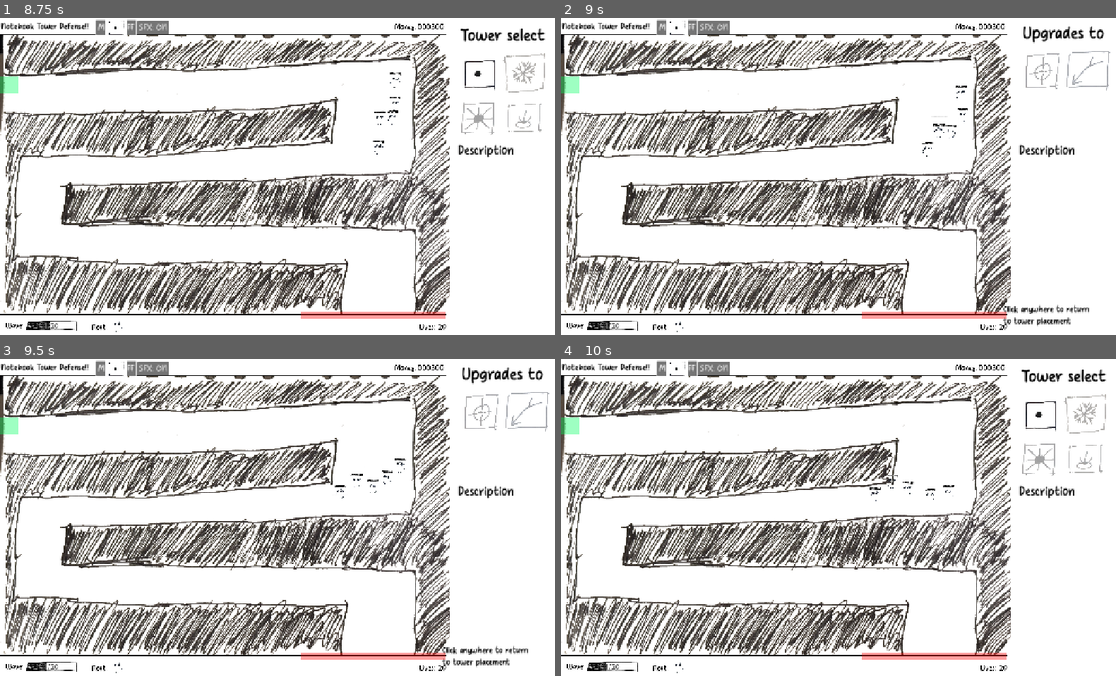
Above: before the commit, frames 1-4 (two rows, left to right).
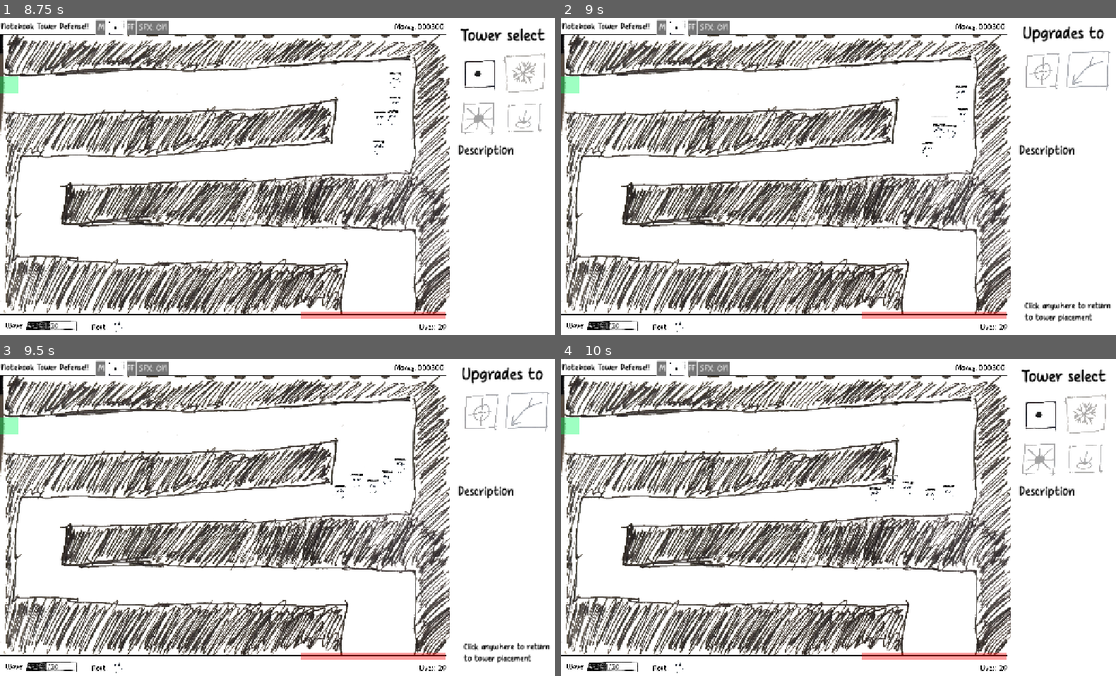
Above: after the commit, the same moments.

Repository: OzuYatamutsu/notebook-tower-defense
Game: Godot game, scene res://levels/level_cools.tscn
Same seed, same stepped clock (60 frames per second), same inputs: the game is played once before the commit and once after it. This scene is started directly instead of the project's main scene.
Inputs (mouse positions are in pixels of both pictures, inside the frame that each line leads up to):
- Up to frame 1 (8.75 s): click "SFX: ON" at 0.5 s; click "SFX: OFF" at 1.25 s; click (477, 71) at 2 s; click "SFX: ON" at 2.75 s; click "SFX: OFF" at 3.5 s; click (477, 71) at 4.25 s; click "SFX: OFF" at 5 s; click "SFX: ON" at 5.75 s; click (477, 71) at 6.5 s; click "Music: ON" at 7.25 s; click "Music: OFF" at 8 s
- Up to frame 2 (9 s): move the mouse to (677, 27) at 8.77 s; click (677, 27) at 8.92 s
- Up to frame 3 (9.5 s): no input
- Up to frame 4 (10 s): move the mouse to (733, 533) at 9.52 s; click (733, 533) at 9.67 s

Frame 1 is identical in both runs. In frame 2, 0.7% of the frame differs, in the area x 79-99%, y 89-98%; in frame 3, 0.7%; in frame 4, nothing differs.

Commit message:
Fix tower upgrade bug

Diff:
--- a/components/TowerInfoAndBuyPanel.tscn
+++ b/components/TowerInfoAndBuyPanel.tscn
@@ -92,7 +92,6 @@
 flat = true
 
 [node name="UpgradePanel" type="Control" parent="."]
-visible = false
 anchors_preset = 0
 offset_left = -267.0
 offset_right = -267.0
@@ -175,10 +174,10 @@
 anchors_preset = 1
 anchor_left = 1.0
 anchor_right = 1.0
-offset_left = -12.0
-offset_top = 649.0
-offset_right = 201.0
-offset_bottom = 696.0
+offset_left = 37.0
+offset_top = 641.0
+offset_right = 250.0
+offset_bottom = 688.0
 grow_horizontal = 0
 theme = ExtResource("2_vr3bv")
 theme_override_colors/font_color = Color(0, 0, 0, 1)
--- a/components/tower_info_and_buy_panel.gd
+++ b/components/tower_info_and_buy_panel.gd
@@ -68,9 +68,17 @@
             _on_button_rollover.bind(tower)
         )
         tower.mouse_exited.connect(_on_button_exit)
+
+    for tower: Button in TowerBuySelectPanel.get_children():
         tower.pressed.connect(
             _on_button_click.bind(tower)
         )
+
+    for tower: Button in TowerUpgradeSelectPanel.get_children():
+        tower.pressed.connect(
+            _on_upgrade_button_click.bind(tower)
+        )
+
     buy_mode()
 
 func _on_button_rollover(button: Button) -> void:
@@ -85,6 +93,18 @@
         ButtonToTowerPathMap[button.name],
         ButtonToTowerMap[button.name]
     )
+
+func _on_upgrade_button_click(button: Button) -> void:
+    # Don't enter placement mode, just upgrade the selected tower
+    var newTower: Tower = load(ButtonToTowerPathMap[button.name]).instantiate()
+    get_tree().get_first_node_in_group(
+        GameState.TOWERS_GROUP
+    ).add_child(
+        newTower
+    )
+    newTower.position = SelectedTower.position
+    GameState.deduct_money(newTower.VALUE)
+    SelectedTower.queue_free()
 
 func recalculate_money() -> void:
     # Deactivate buttons if we can't afford them
